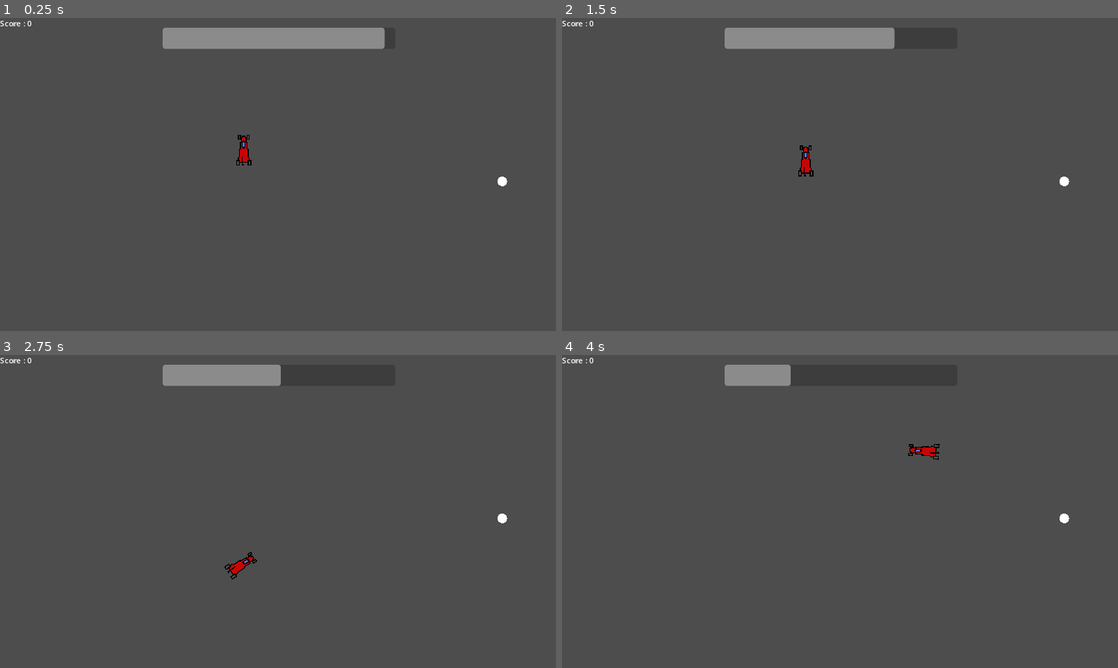
Above: before the commit, frames 1-4 (two rows, left to right).
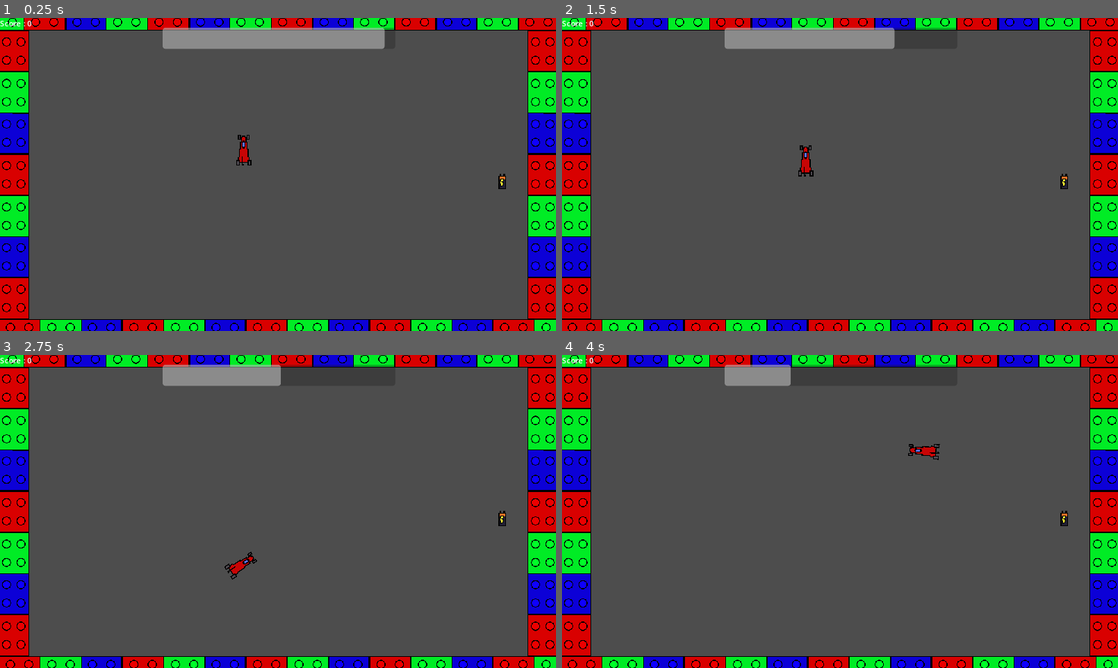
Above: after the commit, the same moments.

Repository: juliencongras/R.C.-survival
Game: Godot game, scene res://main scene/main.tscn
The game is run twice, just before and just after one commit, with the same random seed, the same clock (stepped at 60 frames per second) and the same inputs.
Inputs:
- Up to frame 1 (0.25 s): no input
- Up to frame 2 (1.5 s): hold Right (Right) 0.53-1.28 s; hold Down (Backup) from 1.28 s (still down)
- Up to frame 3 (2.75 s): release Down (Backup) at 2.03 s; hold Right (Right) from 2.03 s (still down)
- Up to frame 4 (4 s): release Right (Right) at 2.78 s; hold Up (Accelerate) 2.78-3.53 s; hold Left (Left) from 3.53 s (still down)

The runs differ from the first frame. In frame 1, 17% of the frame differs, in the area x 0-100%, y 0-100%; in frame 2, 17%; in frame 3, 17%; in frame 4, 17%.

Commit message:
Added walls + battery sprites

Diff:
--- a/collectible/battery.gd
+++ b/collectible/battery.gd
@@ -4,3 +4,6 @@
 	Global.score += 1
 	Global.main_scene_node.spawn_battery()
 	queue_free()
+
+func _process(delta):
+	pass
--- a/collectible/battery.tscn
+++ b/collectible/battery.tscn
@@ -1,8 +1,7 @@
 [gd_scene load_steps=4 format=3 uid="uid://cjis58csiw2r5"]
 
 [ext_resource type="Script" path="res://collectible/battery.gd" id="1_w2w1y"]
-
-[sub_resource type="SphereMesh" id="SphereMesh_1xwx7"]
+[ext_resource type="Texture2D" uid="uid://hgrdhda32yel" path="res://collectible/battery.png" id="2_iw223"]
 
 [sub_resource type="CircleShape2D" id="CircleShape2D_c5l4v"]
 radius = 10.0499
@@ -11,9 +10,9 @@
 collision_layer = 0
 script = ExtResource("1_w2w1y")
 
-[node name="MeshInstance2D" type="MeshInstance2D" parent="."]
-scale = Vector2(19.8974, 19.8974)
-mesh = SubResource("SphereMesh_1xwx7")
+[node name="Sprite2D" type="Sprite2D" parent="."]
+scale = Vector2(2, 2)
+texture = ExtResource("2_iw223")
 
 [node name="CollisionShape2D" type="CollisionShape2D" parent="."]
 shape = SubResource("CircleShape2D_c5l4v")
--- a/main scene/main.tscn
+++ b/main scene/main.tscn
@@ -1,11 +1,12 @@
-[gd_scene load_steps=7 format=3 uid="uid://ccsmoxf6ttutt"]
+[gd_scene load_steps=8 format=3 uid="uid://ccsmoxf6ttutt"]
 
 [ext_resource type="Script" path="res://main scene/main.gd" id="1_qtmnp"]
 [ext_resource type="PackedScene" uid="uid://cywh6r3nsdt8t" path="res://player/player.tscn" id="1_vf2bk"]
 [ext_resource type="PackedScene" uid="uid://cjis58csiw2r5" path="res://collectible/battery.tscn" id="3_ma4gb"]
+[ext_resource type="Texture2D" uid="uid://c6ln1c5wxgon2" path="res://bricks.png" id="4_urhnv"]
 
 [sub_resource type="RectangleShape2D" id="RectangleShape2D_57qsd"]
-size = Vector2(34, 666)
+size = Vector2(66, 666)
 
 [sub_resource type="RectangleShape2D" id="RectangleShape2D_3k503"]
 size = Vector2(1189, 31)
@@ -26,19 +27,44 @@
 position = Vector2(13, 324)
 collision_layer = 4
 
+[node name="Bricks" type="Sprite2D" parent="Walls/LeftWall"]
+texture_repeat = 2
+position = Vector2(16, 0)
+rotation = 1.5708
+texture = ExtResource("4_urhnv")
+region_enabled = true
+region_rect = Rect2(0, 0, 598, 64)
+
 [node name="CollisionShape2D" type="CollisionShape2D" parent="Walls/LeftWall"]
+position = Vector2(16, 0)
 shape = SubResource("RectangleShape2D_57qsd")
 
 [node name="RightWall" type="StaticBody2D" parent="Walls"]
 position = Vector2(1141, 324)
 collision_layer = 4
 
+[node name="Bricks" type="Sprite2D" parent="Walls/RightWall"]
+texture_repeat = 2
+position = Vector2(-16, 0)
+rotation = 1.5708
+texture = ExtResource("4_urhnv")
+region_enabled = true
+region_rect = Rect2(0, 0, 598, 64)
+
 [node name="CollisionShape2D" type="CollisionShape2D" parent="Walls/RightWall"]
+position = Vector2(-15, 0)
 shape = SubResource("RectangleShape2D_57qsd")
 
 [node name="DownWall" type="StaticBody2D" parent="Walls"]
 position = Vector2(579, 6)
 collision_layer = 4
+
+[node name="Bricks" type="Sprite2D" parent="Walls/DownWall"]
+texture_repeat = 2
+position = Vector2(18, 649)
+texture = ExtResource("4_urhnv")
+region_enabled = true
+region_rect = Rect2(0, 0, 1200, 64)
 
 [node name="CollisionShape2D" type="CollisionShape2D" parent="Walls/DownWall"]
 shape = SubResource("RectangleShape2D_3k503")
@@ -46,6 +72,14 @@
 [node name="UpWall" type="StaticBody2D" parent="Walls"]
 position = Vector2(579, 641)
 collision_layer = 4
+
+[node name="Bricks" type="Sprite2D" parent="Walls/UpWall"]
+texture_repeat = 2
+position = Vector2(-19, -647)
+rotation = 3.14159
+texture = ExtResource("4_urhnv")
+region_enabled = true
+region_rect = Rect2(0, 0, 1200, 64)
 
 [node name="CollisionShape2D" type="CollisionShape2D" parent="Walls/UpWall"]
 shape = SubResource("RectangleShape2D_3k503")
Binary file added: bricks.png
Not shown, added: bricks.png.import
Binary file added: collectible/battery.png
Not shown, added: collectible/battery.png.import
